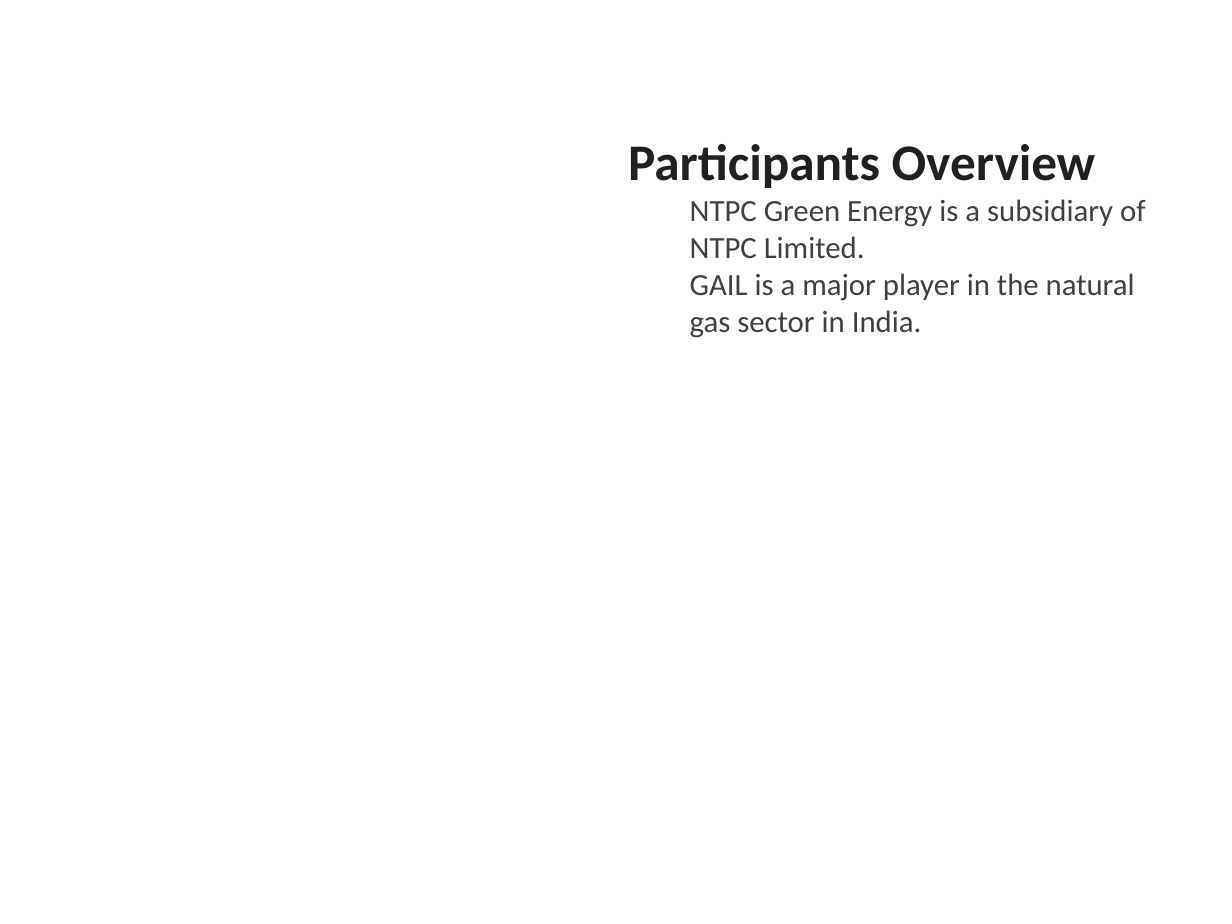
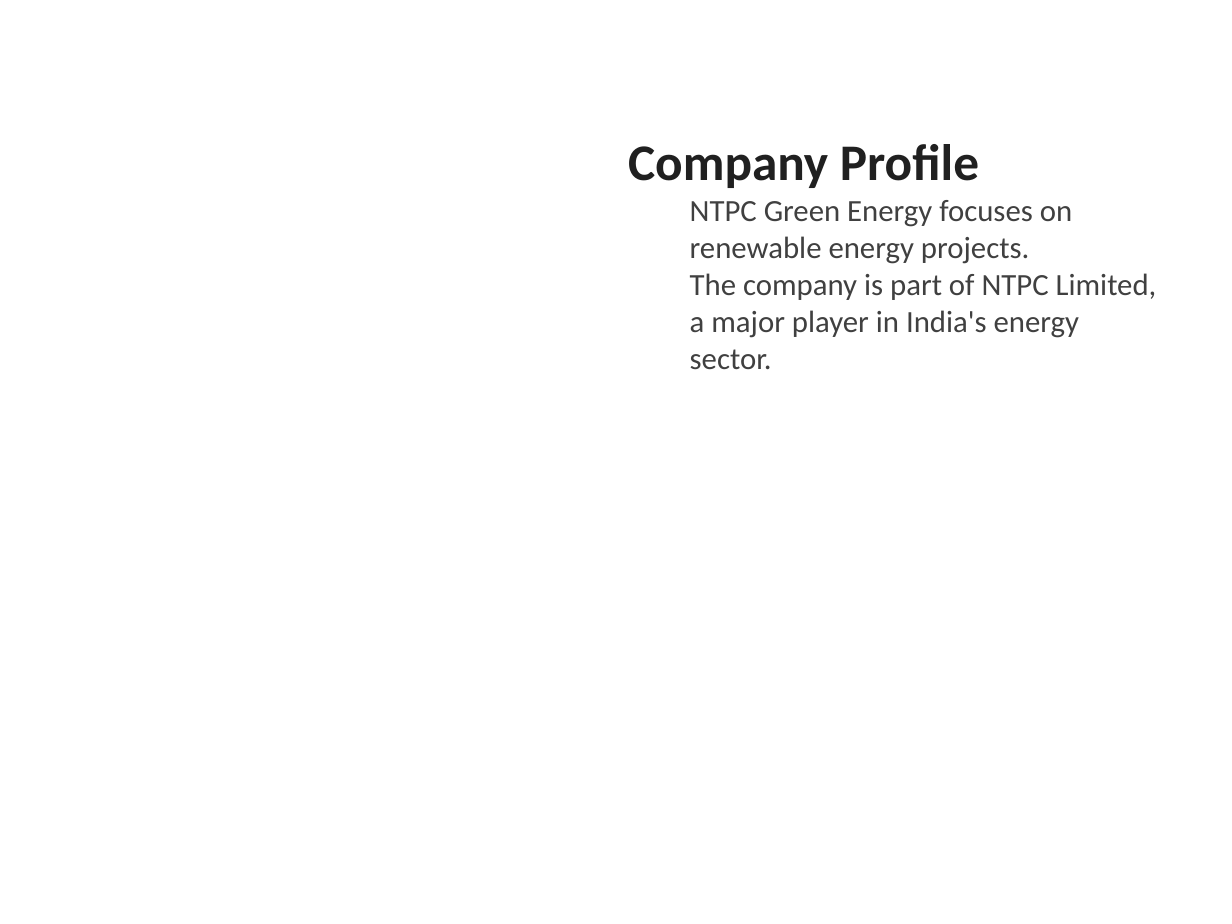
Before and after one commit to gauravsiemens1988/Linkedin-AI-Agent_Personal, a slide deck: slide 4 of drafts/linkedin_carousel.pptx (slide 3 before the commit). Drawn at 1232x924 pixels with LibreOffice and Linux fonts; fonts in the diff are those of the drawing. Boxes give left, top, right and bottom in pixels: in the first picture for what was removed or moved away, otherwise in the second. Text is boxed around its words. In the diff, an @@ line names an element or a change of style, - is before the commit and + after.

```diff
--- a/drafts/linkedin_carousel.pptx
+++ b/drafts/linkedin_carousel.pptx
@@ text at <box>628,144,1157,370</box>: text changed @@
-Participants Overview
-  NTPC Green Energy is a subsidiary of NTPC Limited.
-  GAIL is a major player in the natural gas sector in India.
+Company Profile
+  NTPC Green Energy focuses on renewable energy projects.
+  The company is part of NTPC Limited, a major player in India's energy sector.
```
Also in this commit, not shown: 1 other slide changed, 4 slides added, 4 slides removed, 7 other files.
